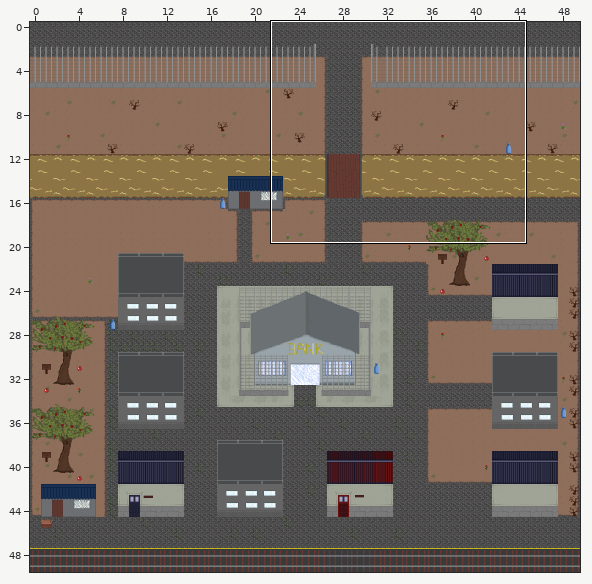
Tiled map, stored at game-design/map0.tmx. The picture above shows the old version from afar; the outline marks the close-up.
Close-up. Earlier state:
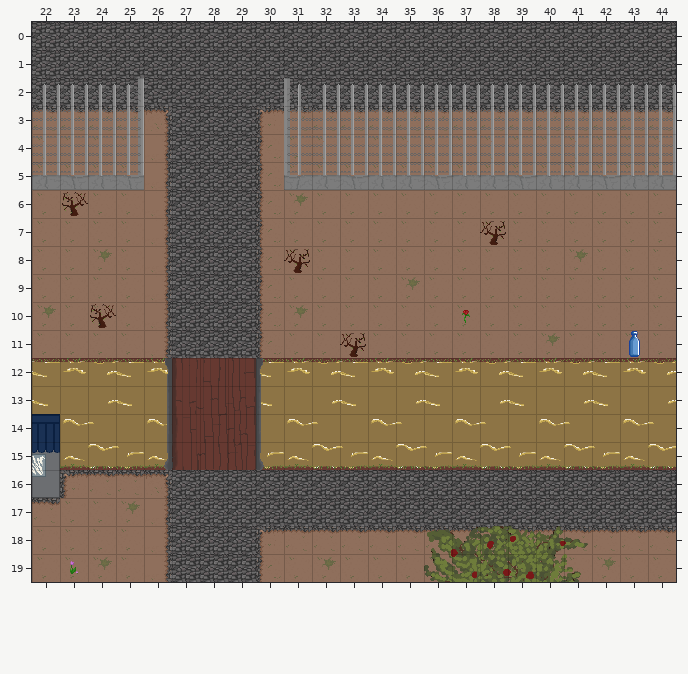
Cells are 32x32 px. Shown: x 22..44, y 0..19. The commit also changed other parts of the map, which this record leaves out. Tiles whose own drawing changed are shown in their newer look in all pictures.
After the commit:
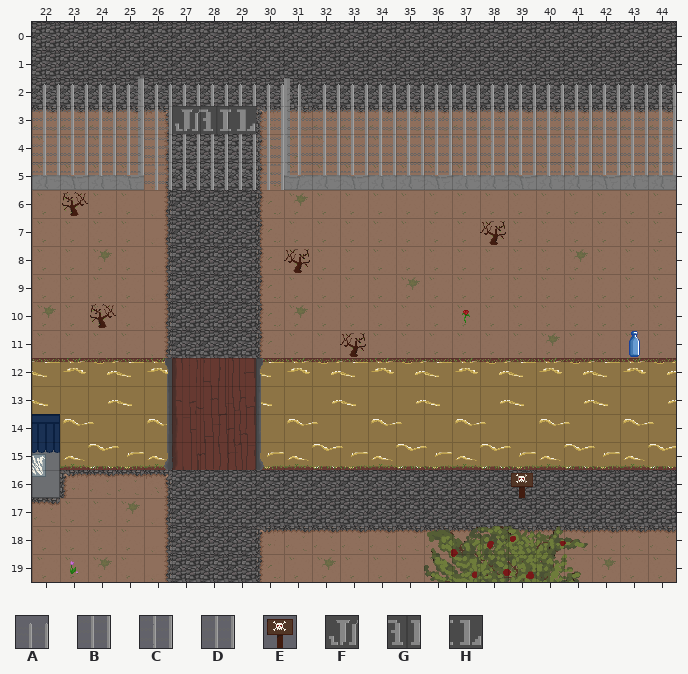
Key: from "real_tileset": A 112, B 128, C 144, D 145, E 156, F 172, G 173, H 174.
_ is an empty cell.
Tiles of an added or newly shown layer are drawn over the layers below it.
Edits made:
Layer "background":
y 3: x 26 _ -> B; x 30 _ -> B
Layer "walls":
y 2: x 26..30 _____ -> AAAAA
y 3: x 27..29 ___ -> FGH
y 4: x 26..30 _____ -> BBBBB
y 5: x 26..30 _____ -> CDDDD
Layer "signs2" (added):
y 16: x 39 _ -> E
Where, in picture pixels (left, top, right, bottom), the same in both close-ups:
added: (144, 84, 284, 190)
added: (511, 473, 533, 498)
